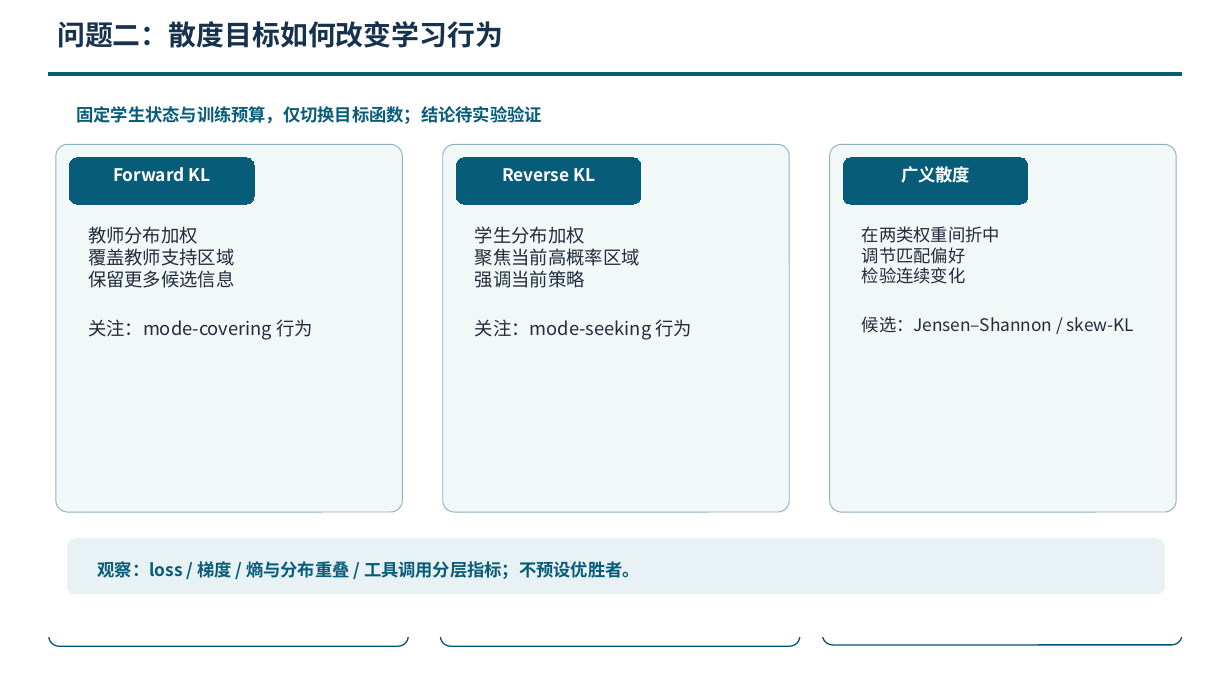
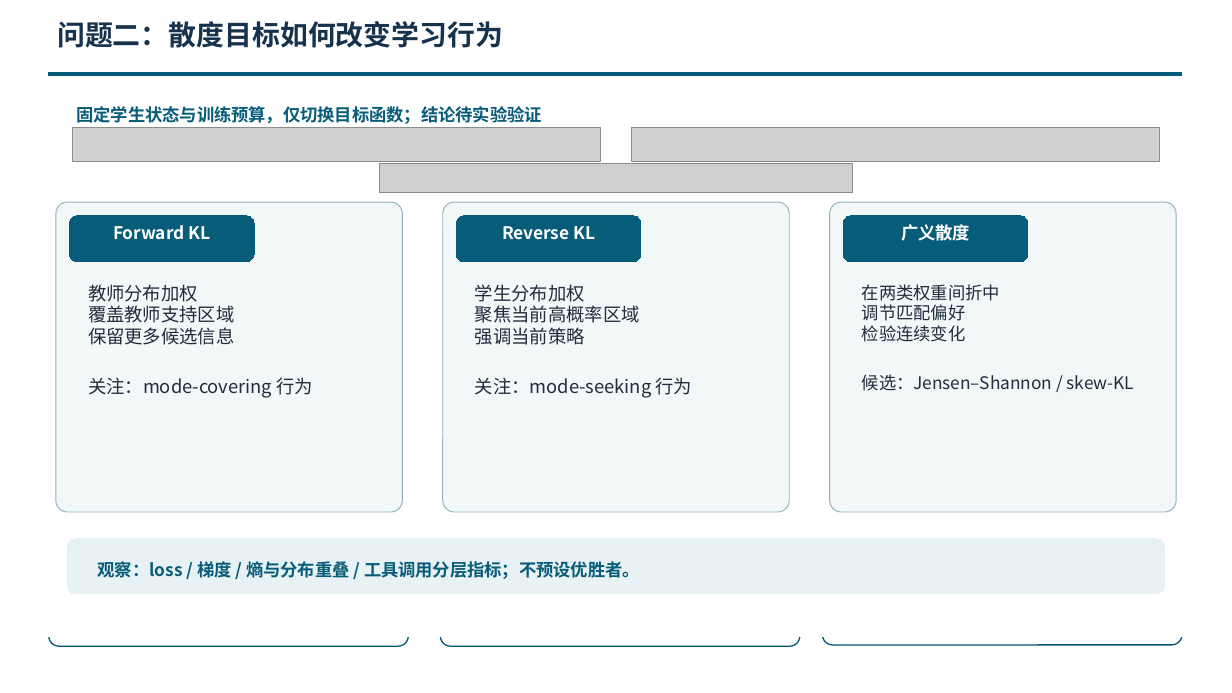
Before and after one commit to ziqizhang200/on-policy-distill-comparation, a slide deck: slide 6 of Papers/output/presentation/开题答辩PPT-在线策略蒸馏-20260927.pptx. Drawn at 1232x693 pixels with LibreOffice and Linux fonts; fonts in the diff are those of the drawing; grey boxes stand for pictures; background and template pictures are left out. Boxes give left, top, right and bottom in pixels: in the first picture for what was removed or moved away, otherwise in the second. Text is boxed around its words. In the diff, an @@ line names an element or a change of style, - is before the commit and + after.

```diff
--- a/Papers/output/presentation/开题答辩PPT-在线策略蒸馏-20260927.pptx
+++ b/Papers/output/presentation/开题答辩PPT-在线策略蒸馏-20260927.pptx
@@ picture added at (73, 128, 601, 163) @@
@@ picture added at (631, 128, 1159, 163) @@
@@ picture added at (379, 164, 853, 192) @@
@@ rounded rectangle: place and size @@
-rounded rectangle at (443, 144, 789, 512)
+rounded rectangle at (55, 202, 402, 512)
@@ rounded rectangle: place and size @@
-rounded rectangle at (830, 144, 1177, 512)
+rounded rectangle at (443, 202, 789, 512)
@@ proportions changed in 3 elements at (55, 202, 402, 512), (443, 202, 789, 512), (830, 202, 1177, 512) @@
@@ rounded rectangle: place and size @@
-rounded rectangle at (55, 144, 402, 512)
+rounded rectangle at (830, 202, 1177, 512)
@@ 3 rounded rectangles: place and size @@
-3 rounded rectangles at (69, 158, 1028, 204)
+3 rounded rectangles at (69, 215, 1028, 262)
@@ text "教师分布加权": place and size @@
-text "教师分布加权" at (88, 226, 313, 340)
+text "教师分布加权" at (88, 284, 313, 398)
@@ text "学生分布加权": place and size @@
-text "学生分布加权" at (475, 226, 693, 340)
+text "学生分布加权" at (475, 284, 693, 398)
@@ text "在两类权重间折中": place and size @@
-text "在两类权重间折中" at (862, 226, 1134, 333)
+text "在两类权重间折中" at (862, 284, 1134, 391)
```
Also in this commit, not shown: 2 other slides changed.
